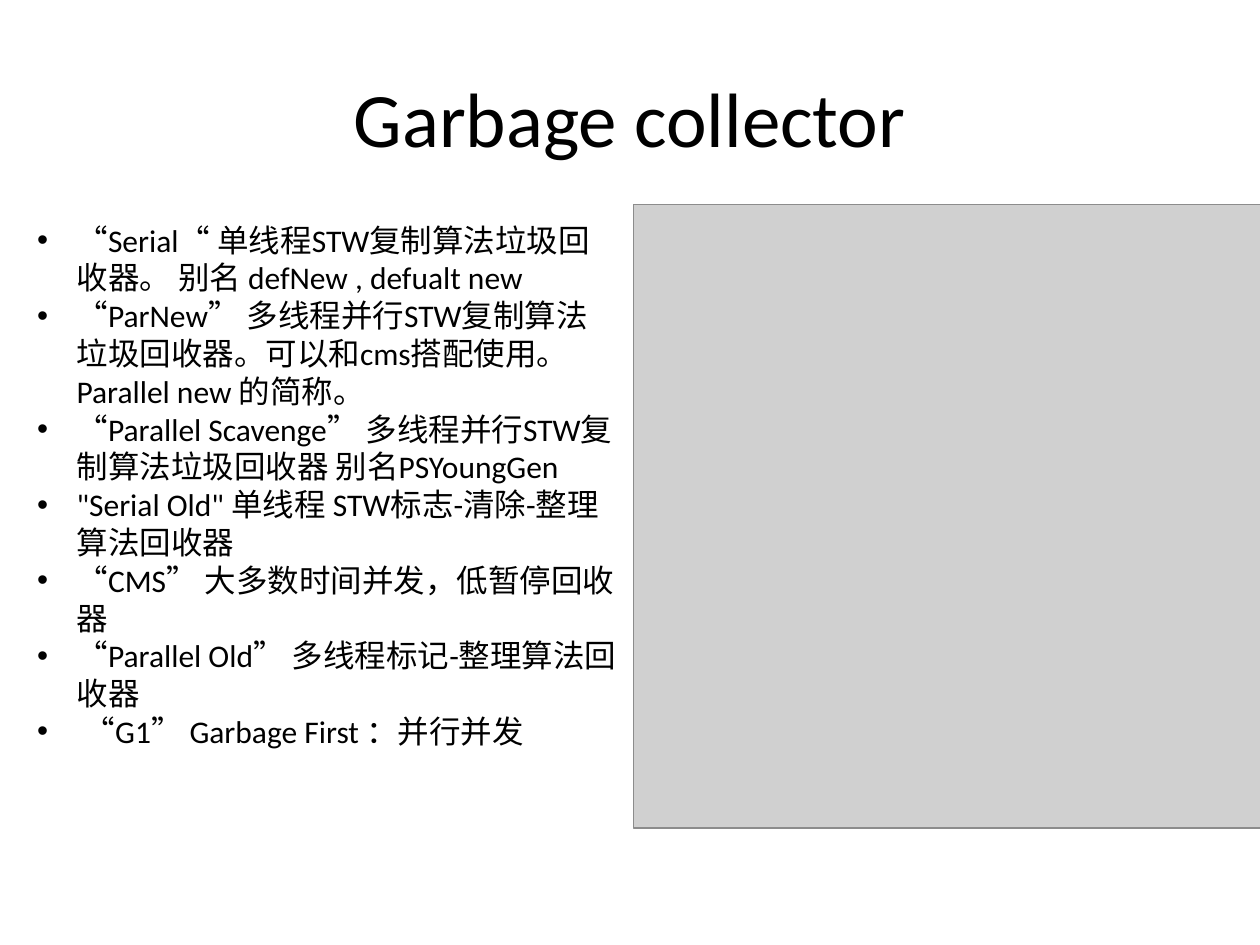
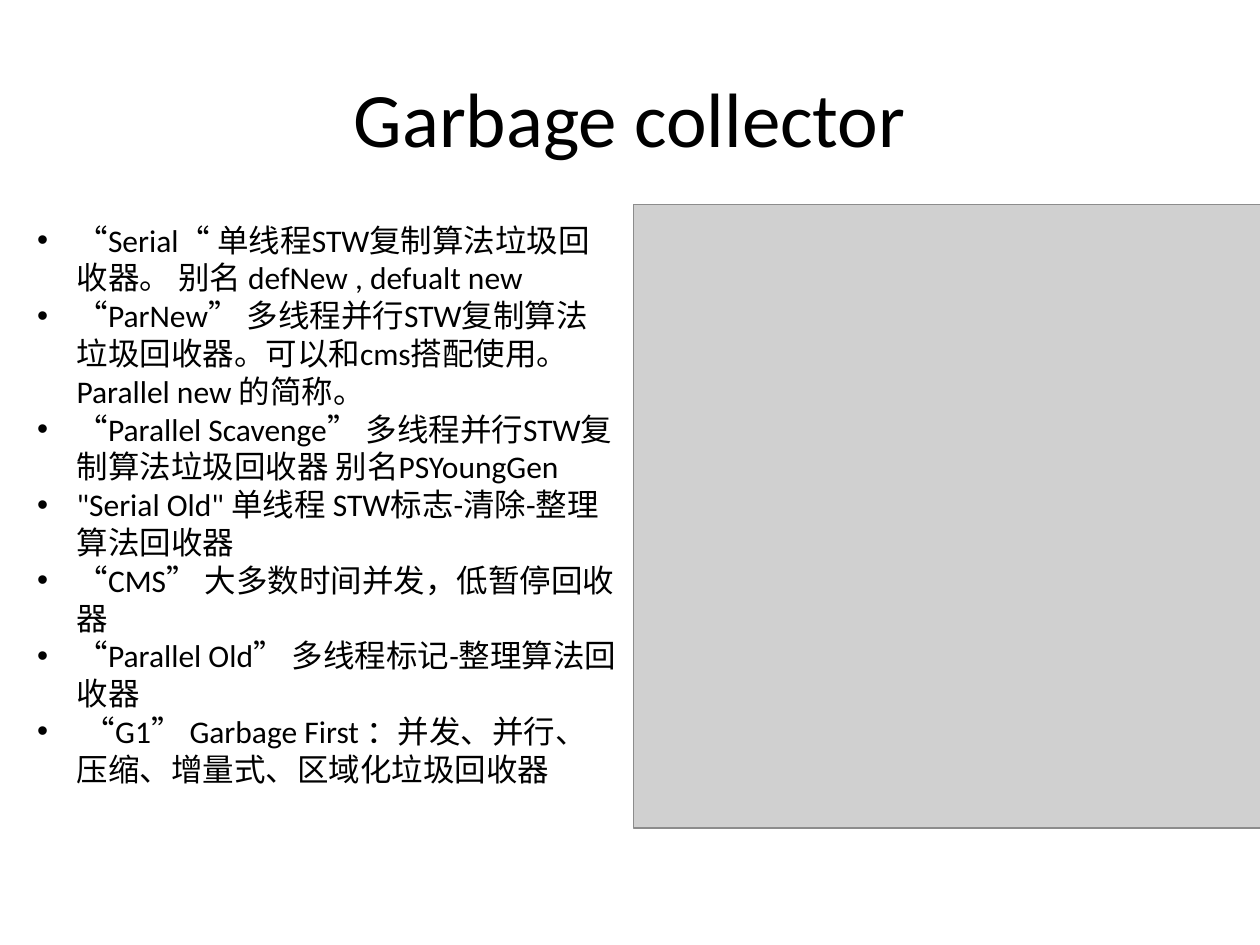
Before and after one commit to cyberdak/jdkintro, a slide deck: slide 22 of JDK 介绍.pptx. Drawn at 1260x945 pixels with LibreOffice and Linux fonts; fonts in the diff are those of the drawing; grey boxes stand for pictures. Boxes give left, top, right and bottom in pixels: in the first picture for what was removed or moved away, otherwise in the second. Text is boxed around its words. In the diff, an @@ line names an element or a change of style, - is before the commit and + after.

```diff
--- a/JDK 介绍.pptx
+++ b/JDK 介绍.pptx
@@ text at bbox=[77, 716, 586, 784]: text changed @@
-• “G1” Garbage First ：并行并发
+• “G1” Garbage First ：并发、并行、压缩、增量式、区域化垃圾回收器
```
Also in this commit, not shown: 3 other slides changed.
